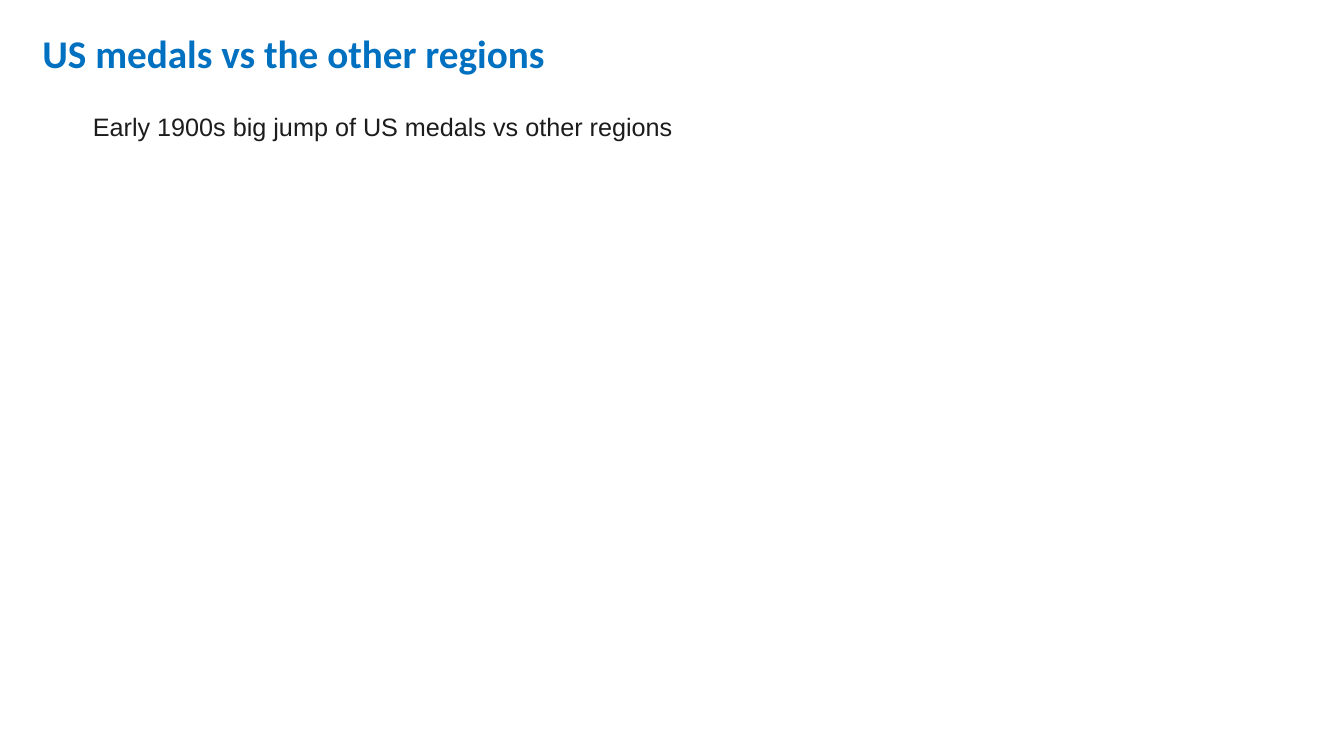
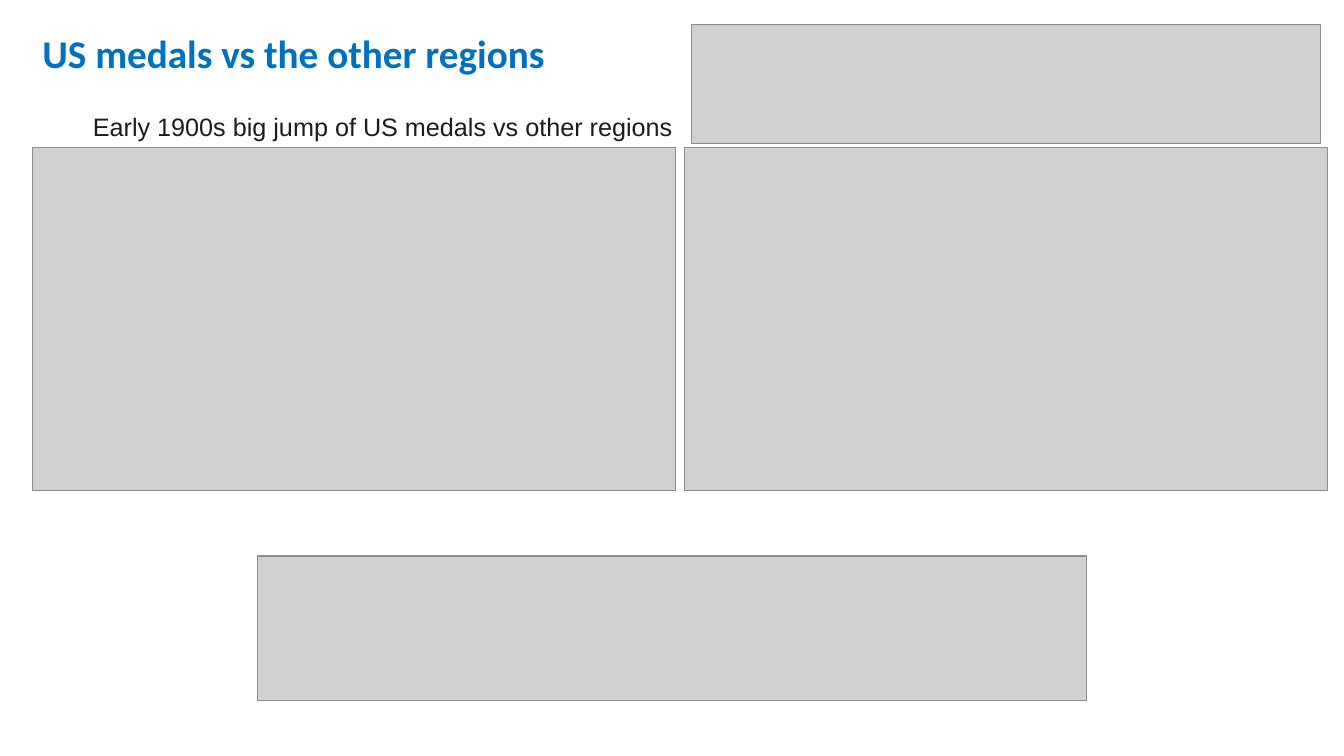
Before and after one commit to sissa81/project1, a slide deck: slide 8 of olympics by wildcats.pptx (slide 7 before the commit). Drawn at 1344x756 pixels with LibreOffice and Linux fonts; fonts in the diff are those of the drawing; grey boxes stand for pictures. Boxes give left, top, right and bottom in pixels: in the first picture for what was removed or moved away, otherwise in the second. Text is boxed around its words. In the diff, an @@ line names an element or a change of style, - is before the commit and + after.

Commit message:
PPT Edits and image push

```diff
--- a/olympics by wildcats.pptx
+++ b/olympics by wildcats.pptx
@@ picture added at box(692, 24, 1322, 143) @@
@@ picture added at box(32, 147, 676, 490) @@
@@ picture added at box(685, 147, 1328, 490) @@
@@ picture added at box(258, 557, 1087, 701) @@
```
Also in this commit, not shown: 5 other slides changed, 1 slide added, 1 other file.
